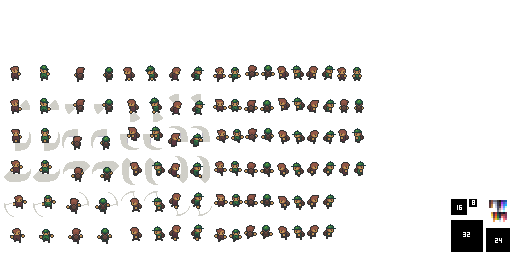
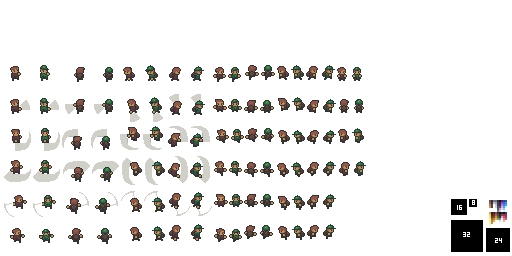
Before/after of a (512, 256) layered artwork. What changed in the layer stack:
painted on "палитра" over [left=489, top=200, right=493, bottom=226]
